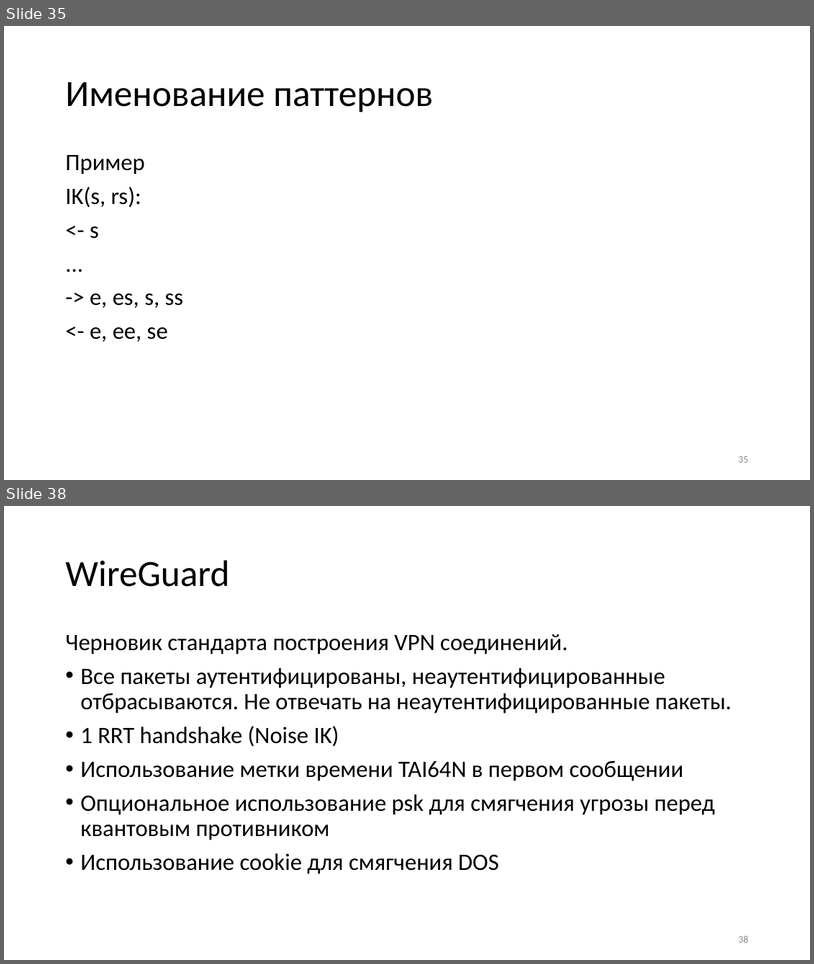
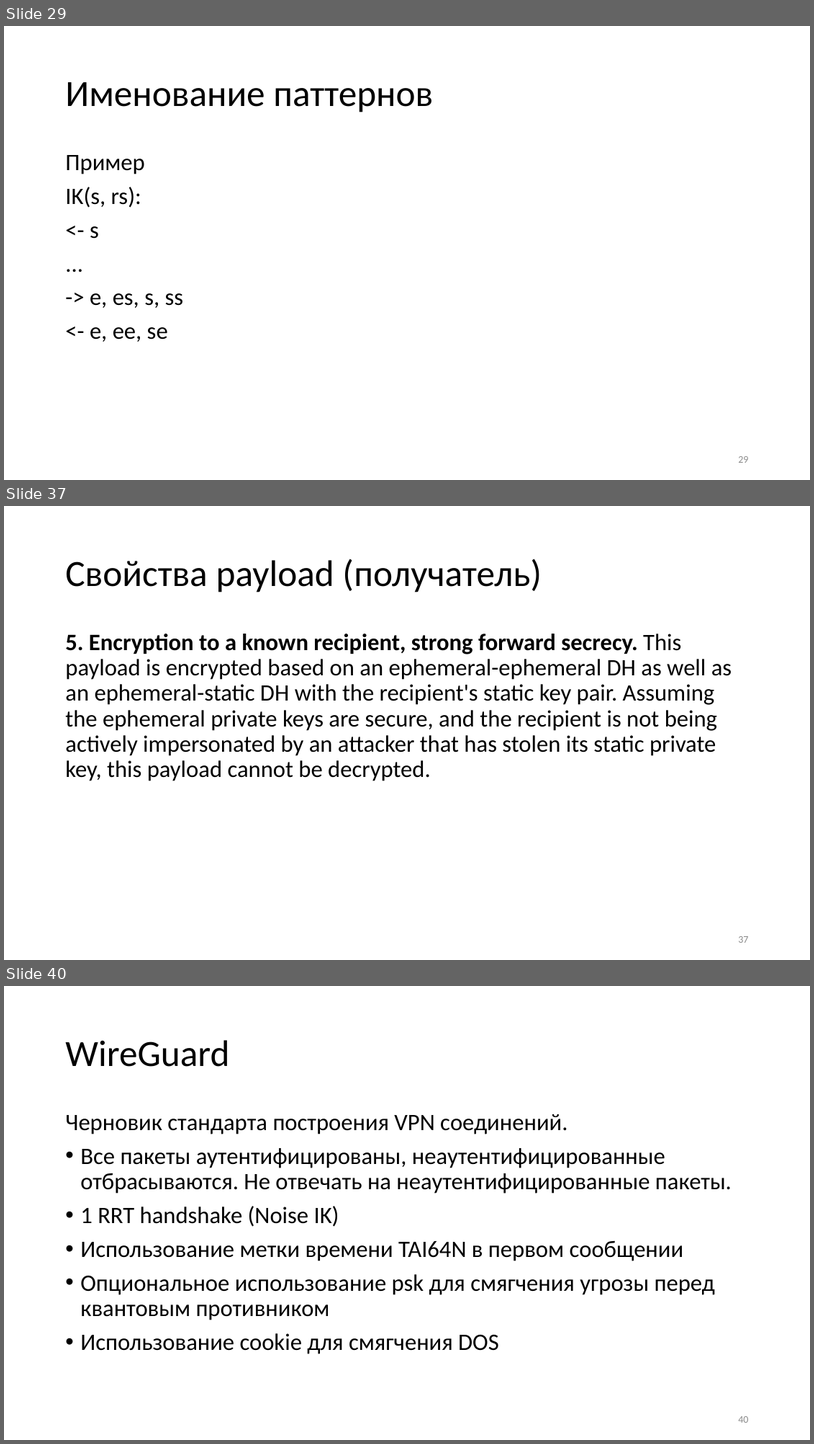
Before and after one commit to CryptoCourse/CryptoLectures, a slide deck: Lectures/Lecture0x2.pptx. Shown one above the other, each under a label of ours: slides 35 and 38 before the commit, slides 29, 37 and 40 after it; the slides between them are not shown. The pictures are 814x964 and 814x1444 pixels, drawn with LibreOffice and Linux fonts; fonts in the diff are those of the drawing. Boxes give left, top, right and bottom in pixels: in the first picture for what was removed or moved away, otherwise in the second. Text is boxed around its words. In the diff, an @@ line names an element or a change of style, - is before the commit and + after.

```diff
--- a/Lectures/Lecture0x2.pptx
+++ b/Lectures/Lecture0x2.pptx
@@ slide 37 added at bbox=[4, 506, 810, 960], background #FFFFFF @@
@@ title added at bbox=[65, 559, 542, 592], 44 pt, text #000000 @@
+Свойства payload (получатель)
@@ text added at bbox=[65, 633, 732, 781], 28 pt, text #000000 @@
+5. Encryption to a known recipient, strong forward secrecy. This payload is encrypted based on an ephemeral-ephemeral DH as well as an ephemeral-static DH with the recipient's static key pair. Assuming the ephemeral private keys are secure, and the recipient is not being actively impersonated by an attacker that has stolen its static private key, this payload cannot be decrypted.
@@ page number added at bbox=[738, 936, 748, 942], 12 pt, text #8C8C8C @@
+37
@@ what was slide 35 is now slide 29 @@
@@ page number at bbox=[738, 456, 748, 462]: text changed @@
-35
+29
@@ what was slide 38 is now slide 40 @@
@@ page number at bbox=[738, 1416, 748, 1422]: text changed @@
-38
+40
```
Also in this commit, not shown: 3 slides changed, 7 other slides added, 6 slides removed, 2 other files.
